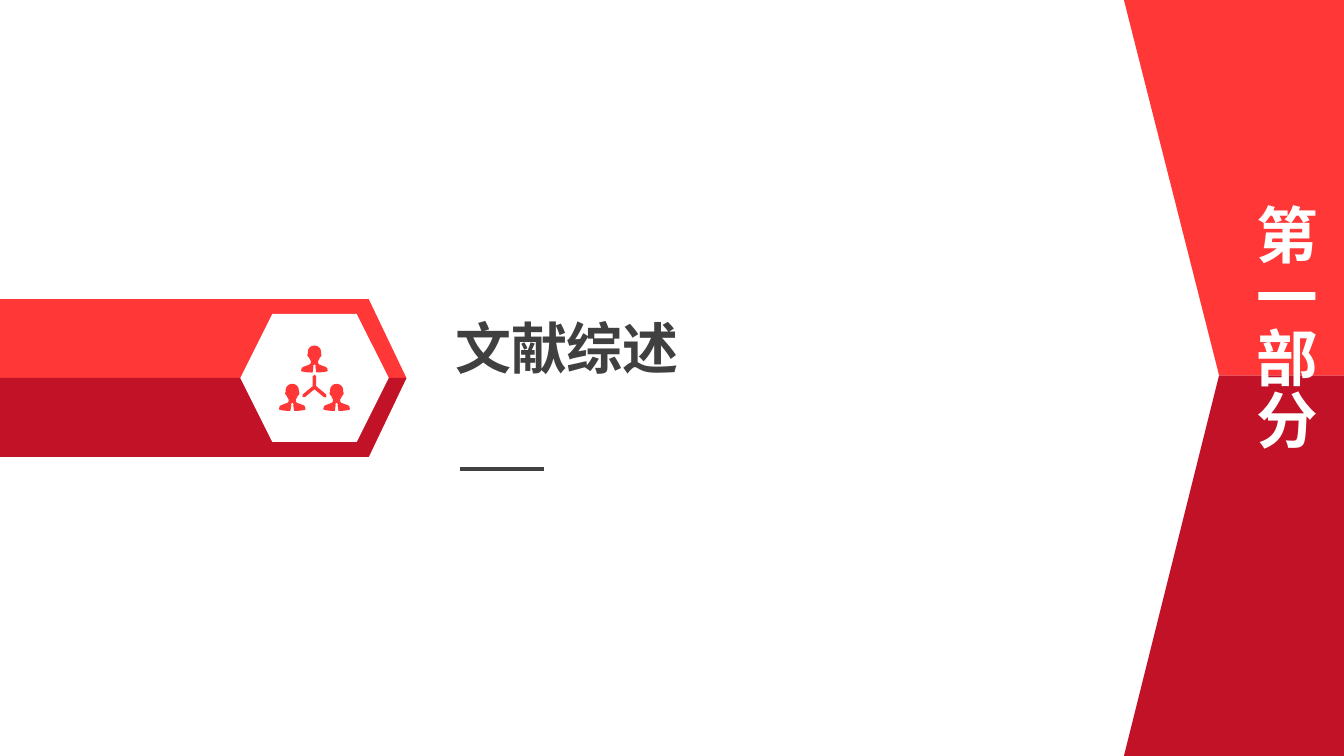
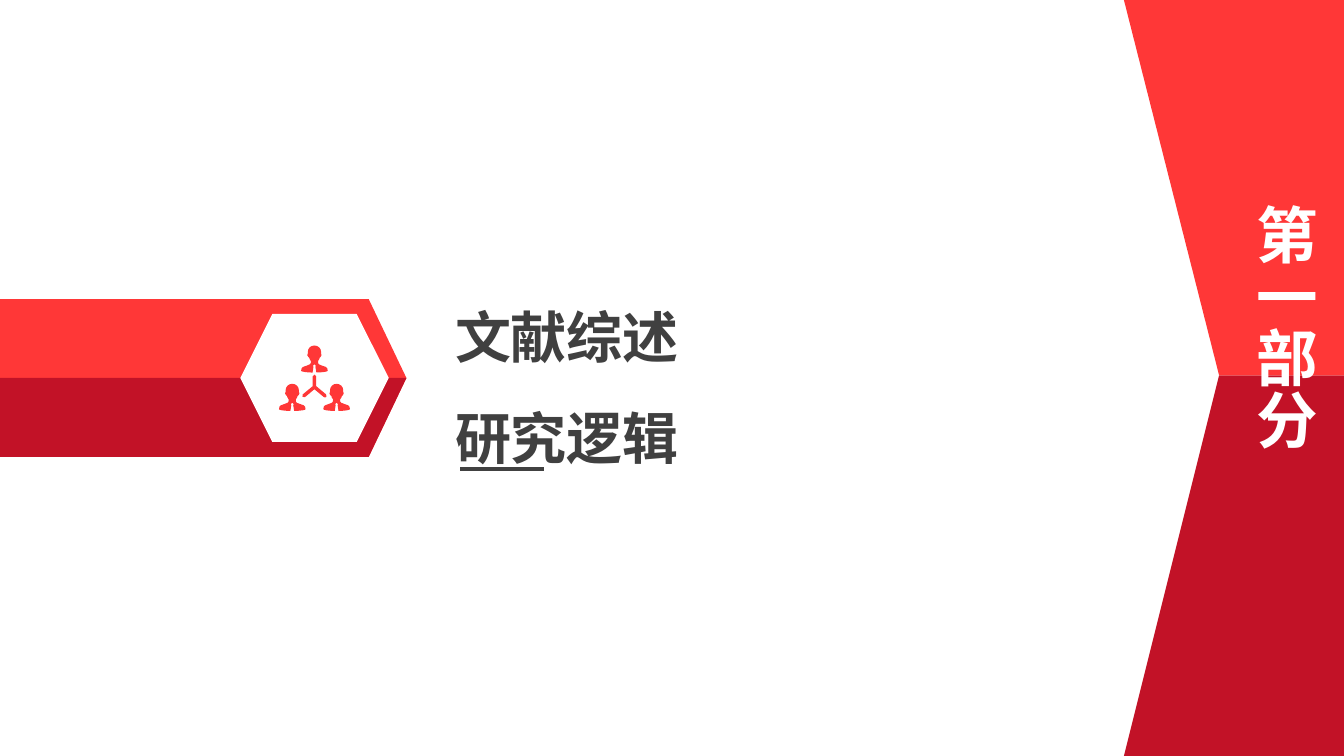
Before and after one commit to FinTechNJU/EMcode, a slide deck: slide 3 of Documents/李康毕业论文答辩.pptx (slide 6 before the commit). Drawn at 1344x756 pixels with LibreOffice and Linux fonts; fonts in the diff are those of the drawing. Boxes give left, top, right and bottom in pixels: in the first picture for what was removed or moved away, otherwise in the second. Text is boxed around its words. In the diff, an @@ line names an element or a change of style, - is before the commit and + after.

```diff
--- a/Documents/李康毕业论文答辩.pptx
+++ b/Documents/李康毕业论文答辩.pptx
@@ text "文献综述": place and size @@
-text "文献综述" at box(455, 321, 679, 374)
+text "文献综述" at box(455, 310, 679, 471)
@@ text at box(455, 310, 679, 363): alignment left to justified; line spacing 1 to 1.5 @@
@@ text at box(455, 411, 679, 471): paragraph added @@
+研究逻辑
```
Also in this commit, not shown: 9 other slides changed, 4 slides added, 4 slides removed, 2 other files.
